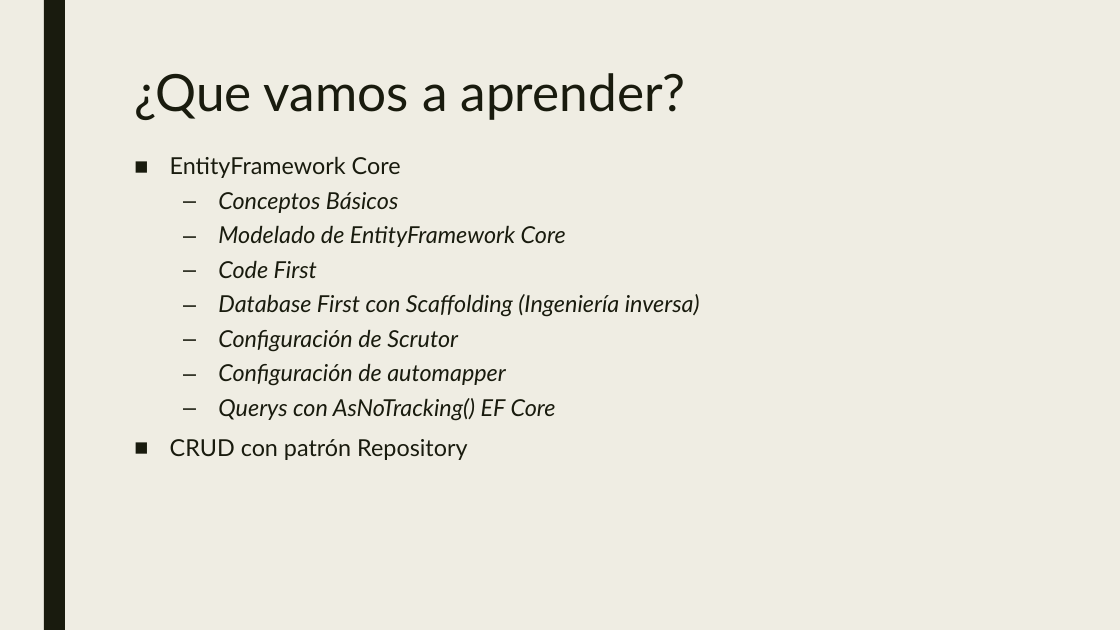
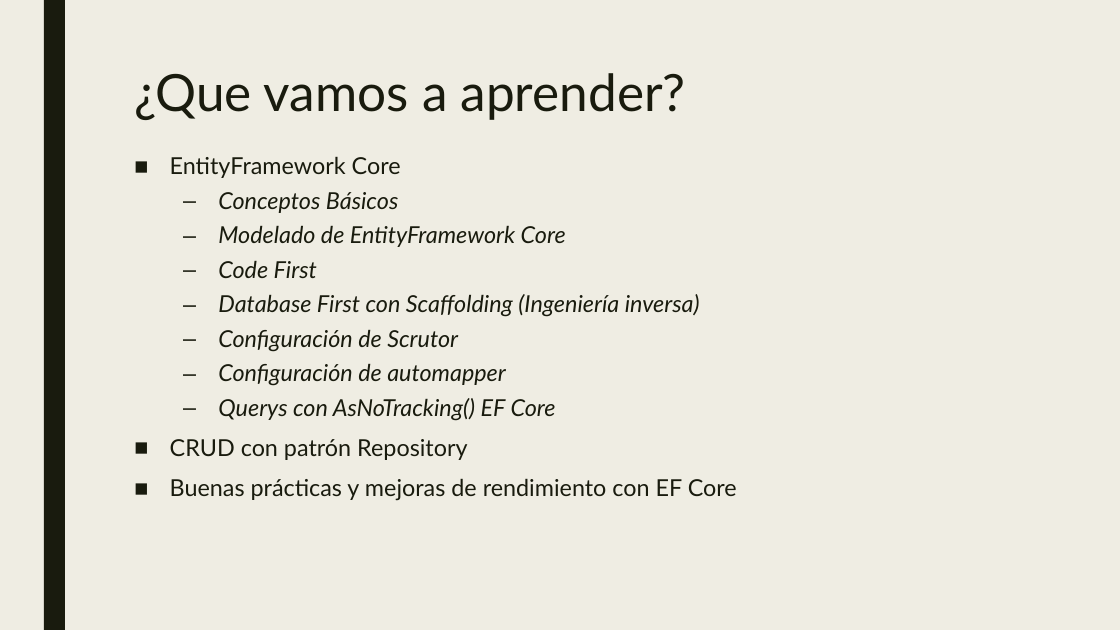
Before and after one commit to dadjh85/Demo5-Curso-.NetCore3.1, a slide deck: slide 2 of doc/Demo5- Curso .NET Core.pptx. Drawn at 1120x630 pixels with LibreOffice and Linux fonts; fonts in the diff are those of the drawing. Boxes give left, top, right and bottom in pixels: in the first picture for what was removed or moved away, otherwise in the second. Text is boxed around its words. In the diff, an @@ line names an element or a change of style, - is before the commit and + after.

```diff
--- a/doc/Demo5- Curso .NET Core.pptx
+++ b/doc/Demo5- Curso .NET Core.pptx
@@ text at (170,478,737,501): paragraph added @@
+■ Buenas prácticas y mejoras de rendimiento con EF Core
```
Also in this commit, not shown: 1 other slide changed, 7 slides added, 2 other files.
